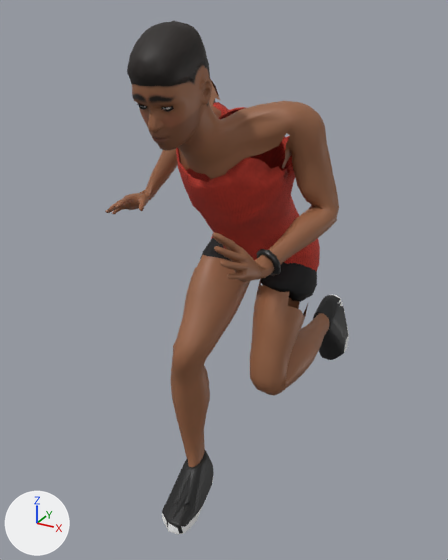
An edit to the glTF model characters/exports/gym_jono.glb, drawn before and after from the same camera.
Before and after are seen from a 50 mm camera at (0.757, -1.662, 1.56) aimed at (-0.095, -0.114, 0.786). The lights are fixed; the arrows at lower left show +X, +Y and +Z. The first picture is the older version. Both versions are drawn at frame 10 of the action 'sprint'; the numbers are the values there. Vertices at exactly the same position are counted once.

Objects in the first picture: 'gym_jono_body_dressed', 'hair.001', 'run_shorts.001', 'singlet.001', 'sneaker_l.001', 'sneaker_r.001', 'watch.001' and 1 more.
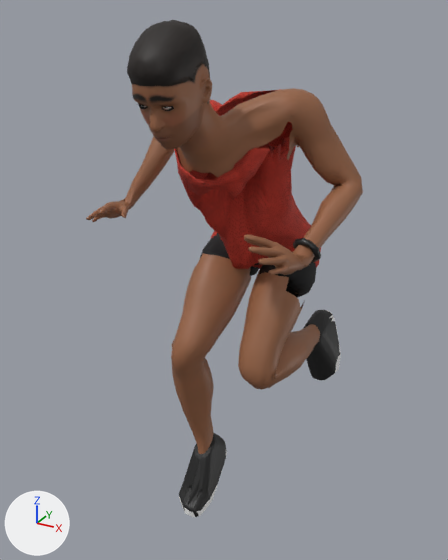
Where the change shows, as pixel boxes (x1, y1, x2, y2) in the pictures (448 x 560 px; the box of a moved part takes in the faces that stretch with it):
'gym_jono_body_dressed', reshaped (18% wider): before (105, 64, 339, 467); after (86, 64, 363, 454)
'singlet.001', reshaped (6% taller): before (176, 102, 320, 271); after (174, 89, 321, 269)
'sneaker_r.001', reshaped (8% narrower): before (162, 450, 214, 535); after (179, 433, 227, 517)
'sneaker_l.001', reshaped (9% taller): before (313, 295, 349, 360); after (303, 310, 341, 381)
'run_shorts.001', reshaped: before (200, 238, 317, 302); after (200, 233, 317, 298)
part 6 of me_torus_001, moved or reshaped: before (257, 249, 281, 276); after (293, 238, 321, 262)

Edits to the bpy script that builds the scene:
```text
Change me_gym_jono_body_011:
    used by ob_gym_jono_body_dressed; location = (0.0, 0.0, 0.0)
    remove me_gym_jono_body_011.from_pydata(...)  # 3660 vertices, 7156 faces; spans x -0.441..0.282, y -0.572..0.247, z 0.17..1.523
    add me_gym_jono_body_011.from_pydata(...)  # 3660 vertices, 7156 faces; spans x -0.462..0.327, y -0.56..0.153, z 0.179..1.525
    me_gym_jono_body_011 part 1: 3660 of 3660 vertices moved; they spanned x -0.441..0.282, y -0.572..0.247, z 0.17..1.523 and now span x -0.462..0.327, y -0.56..0.153, z 0.179..1.525; mean shift (0.007, -0.008, 0.007)
Change me_gym_jono_body_010:
    used by ob_run_shorts_001; location = (0.0, 0.0, 0.0)
    remove me_gym_jono_body_010.from_pydata(...)  # 448 vertices, 900 faces; spans x -0.192..0.179, y -0.142..0.099, z 0.727..0.941
    add me_gym_jono_body_010.from_pydata(...)  # 448 vertices, 900 faces; spans x -0.189..0.182, y -0.157..0.089, z 0.751..0.947
    me_gym_jono_body_010 part 2: 448 of 448 vertices moved; they spanned x -0.192..0.179, y -0.142..0.099, z 0.727..0.941 and now span x -0.189..0.182, y -0.157..0.089, z 0.751..0.947; mean shift (0.004, -0.009, 0.011)
Change me_gym_jono_body_009:
    used by ob_singlet_001; location = (0.0, 0.0, 0.0)
    remove me_gym_jono_body_009.from_pydata(...)  # 800 vertices, 1600 faces; spans x -0.187..0.172, y -0.356..0.102, z 0.801..1.339
    add me_gym_jono_body_009.from_pydata(...)  # 800 vertices, 1600 faces; spans x -0.187..0.176, y -0.353..0.093, z 0.803..1.37
    me_gym_jono_body_009 part 3: 800 of 800 vertices moved; they spanned x -0.187..0.172, y -0.356..0.102, z 0.801..1.339 and now span x -0.187..0.176, y -0.353..0.093, z 0.803..1.37; mean shift (0.001, 0.004, 0.016)
Change me_sneaker_002:
    used by ob_sneaker_l_001; location = (0.0, 0.0, 0.0)
    remove me_sneaker_002.from_pydata(...)  # 352 vertices, 700 faces; spans x 0.066..0.179, y 0.219..0.371, z 0.323..0.602
    add me_sneaker_002.from_pydata(...)  # 352 vertices, 700 faces; spans x 0.075..0.188, y 0.124..0.264, z 0.303..0.586
    me_sneaker_002 part 4: the whole mesh is multiplied about its middle by the matrix ((0.998, 0.062, -0.033), (-0.057, 0.989, 0.136), (0.041, -0.134, 0.99)), then moved by (0.005, -0.107, -0.013)
Change me_sneaker_003:
    used by ob_sneaker_r_001; location = (0.0, 0.0, 0.0)
    remove me_sneaker_003.from_pydata(...)  # 352 vertices, 700 faces; spans x -0.165..-0.05, y -0.464..-0.189, z 0.046..0.206
    add me_sneaker_003.from_pydata(...)  # 352 vertices, 700 faces; spans x -0.17..-0.057, y -0.352..-0.099, z 0.028..0.243
    me_sneaker_003 part 5: 352 of 352 vertices moved; they spanned x -0.165..-0.05, y -0.464..-0.189, z 0.046..0.206 and now span x -0.17..-0.057, y -0.352..-0.099, z 0.028..0.243; mean shift (-0.003, 0.088, 0.008)
Change me_torus_001:
    used by ob_watch_001; location = (0.0, 0.0, 0.0)
    remove me_torus_001.from_pydata(...)  # 60 vertices, 120 faces; spans x 0.1409..0.2134, y -0.4071..-0.3635, z 0.9588..1.0298
    add me_torus_001.from_pydata(...)  # 60 vertices, 120 faces; spans x 0.2162..0.2903, y -0.3565..-0.3086, z 0.9886..1.0565
    me_torus_001 part 6: the whole mesh is multiplied about its middle by the matrix ((0.959, -0.035, -0.28), (0.008, 0.995, -0.097), (0.282, 0.091, 0.955)), then moved by (0.0768, 0.0527, 0.0275)
```
